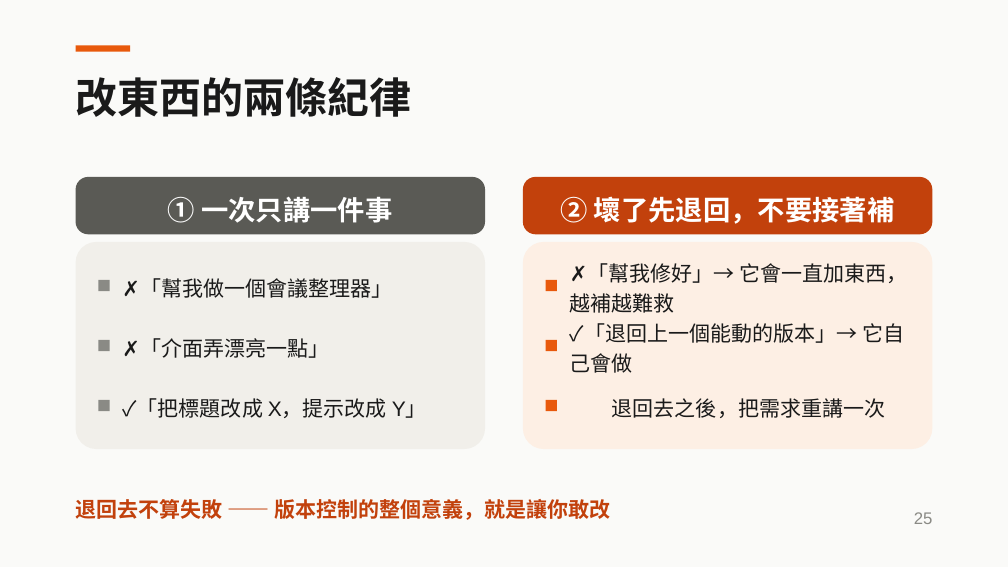
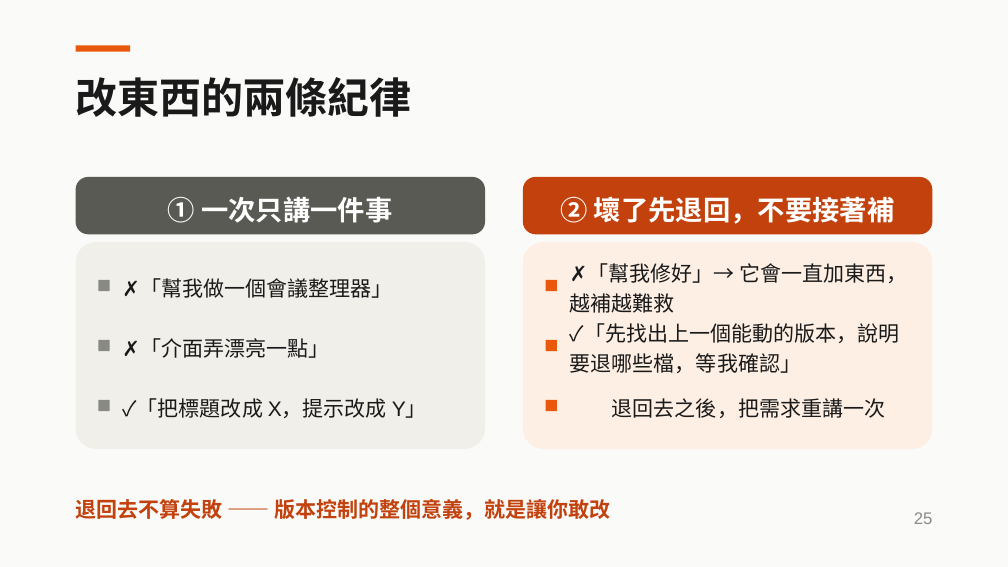
Before and after one commit to aaron20010920/unext-ai-dev-workshop, a slide deck: slide 25 of slides/2026-08-13-AI開發實戰.pptx. Drawn at 1008x567 pixels with LibreOffice and Linux fonts; fonts in the diff are those of the drawing. Boxes give left, top, right and bottom in pixels: in the first picture for what was removed or moved away, otherwise in the second. Text is boxed around its words. In the diff, an @@ line names an element or a change of style, - is before the commit and + after.

```diff
--- a/slides/2026-08-13-AI開發實戰.pptx
+++ b/slides/2026-08-13-AI開發實戰.pptx
@@ text at box(570, 323, 900, 373): text changed @@
-✓「退回上一個能動的版本」→ 它自己會做
+✓「先找出上一個能動的版本，說明要退哪些檔，等我確認」
```
Also in this commit, not shown: 5 other slides changed, 3 other files.
